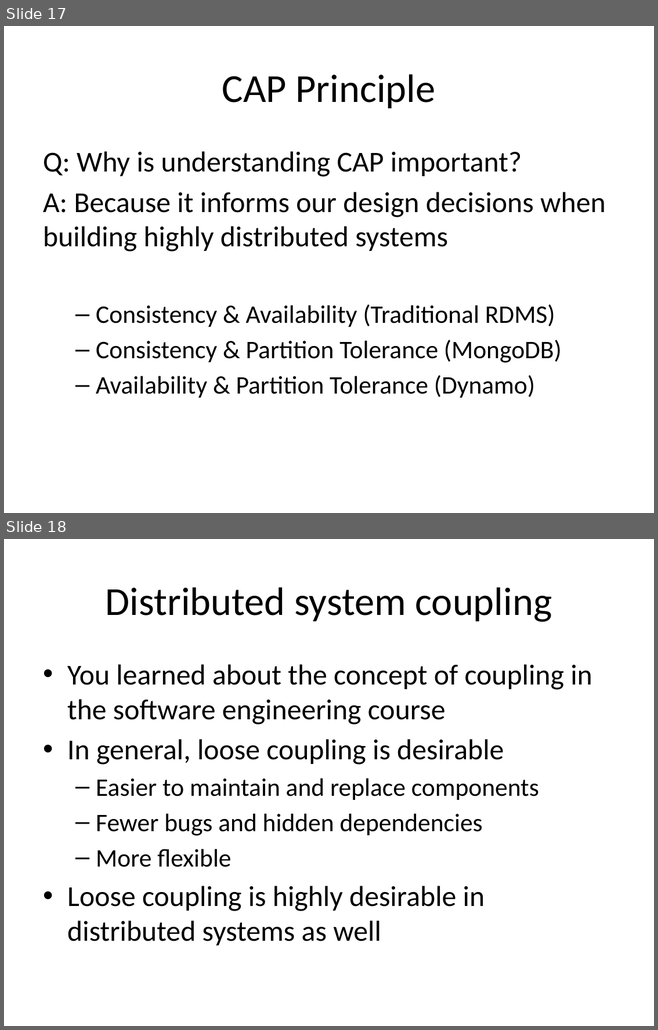
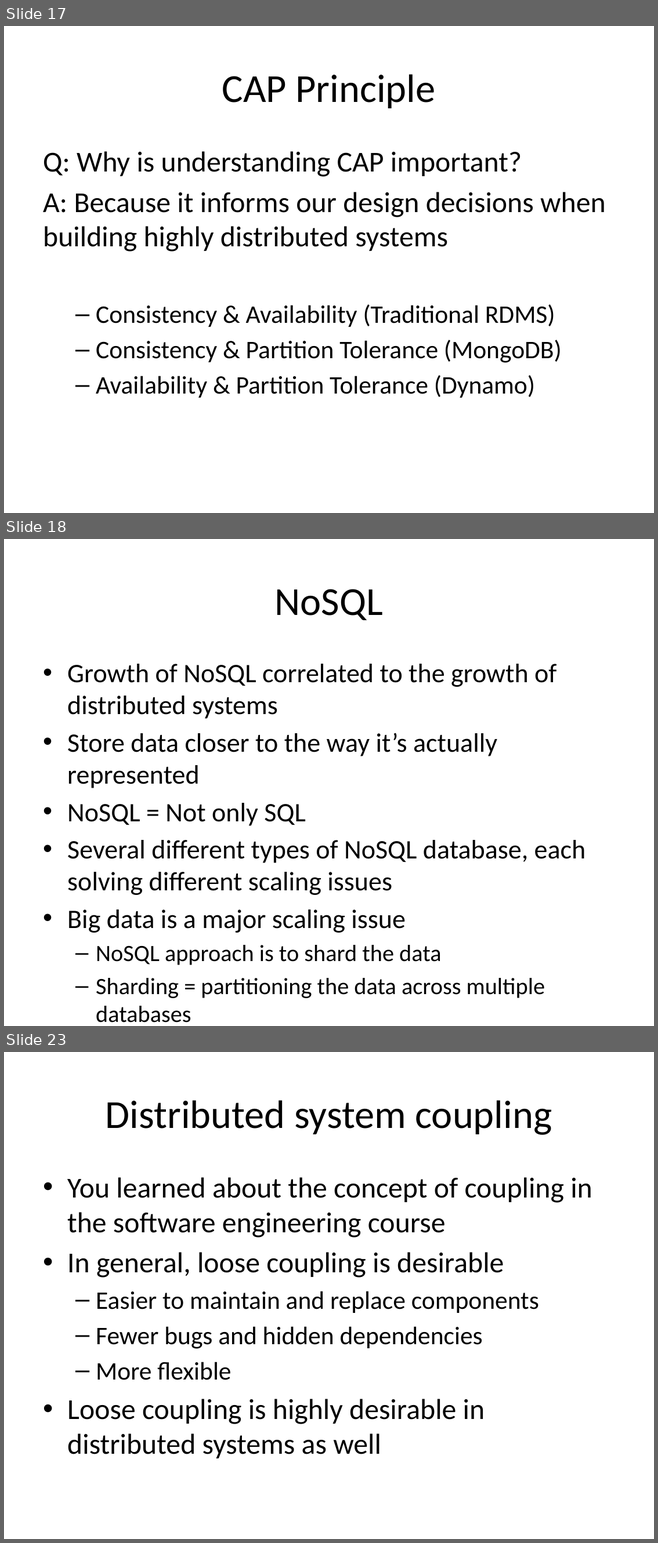
Before and after one commit to jasondbaker/infrastructure-class, a slide deck: infrastructure-week-3.pptx. Shown one above the other, each under a label of ours: slides 17 and 18 before the commit, slides 17, 18 and 23 after it; the slides between them are not shown. The pictures are 658x1030 and 658x1543 pixels, drawn with LibreOffice and Linux fonts; fonts in the diff are those of the drawing. Boxes give left, top, right and bottom in pixels: in the first picture for what was removed or moved away, otherwise in the second. Text is boxed around its words. In the diff, an @@ line names an element or a change of style, - is before the commit and + after.

```diff
--- a/infrastructure-week-3.pptx
+++ b/infrastructure-week-3.pptx
@@ slide 18 added at (4,539,654,1026), background #FFFFFF @@
@@ title added at (275,589,383,620), 44 pt, text #000000 @@
+NoSQL
@@ text added at (67,664,586,998), 29.6 pt, text #000000 @@
+• Growth of NoSQL correlated to the growth of distributed systems
+• Store data closer to the way it’s actually represented
+• NoSQL = Not only SQL
+• Several different types of NoSQL database, each solving different scaling issues
+• Big data is a major scaling issue
+  – NoSQL approach is to shard the data
+  – Sharding = partitioning the data across multiple databases
@@ what was slide 18 is now slide 23 @@
```
Also in this commit, not shown: 3 slides changed, 23 other slides added, 1 slide removed, 6 other files.
